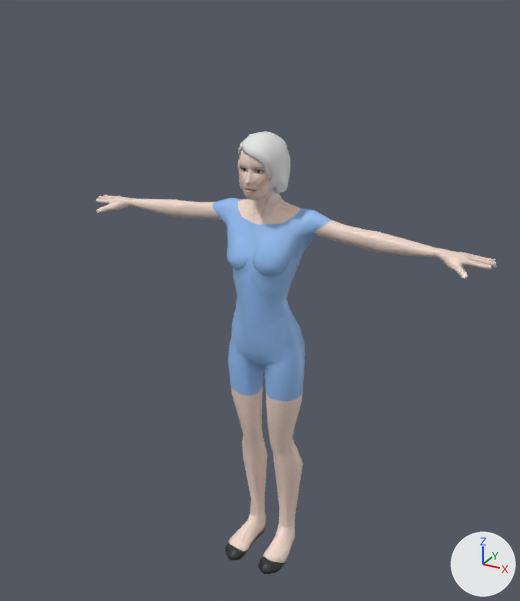
One commit to the COLLADA model modules/world/avatarbase/art/assets/models/collada/Avatars/FemaleAvatar/Female_Bind.dae: the scene before it, then after it.
Both versions are drawn from a 50 mm lens placed at (0.012, -0.022, 0.0229), pointed at (0.0012, -0.0025, 0.0131). Arrows for +X, +Y and +Z are at lower right; the lights stay in place. Where no turn or scale is listed for an object, it has been applied to the vertices.

The first picture shows 'Hands', 'HeadGeo', 'LegsNude', 'M_pt_left', 'Shoes', 'TorsoNude'.
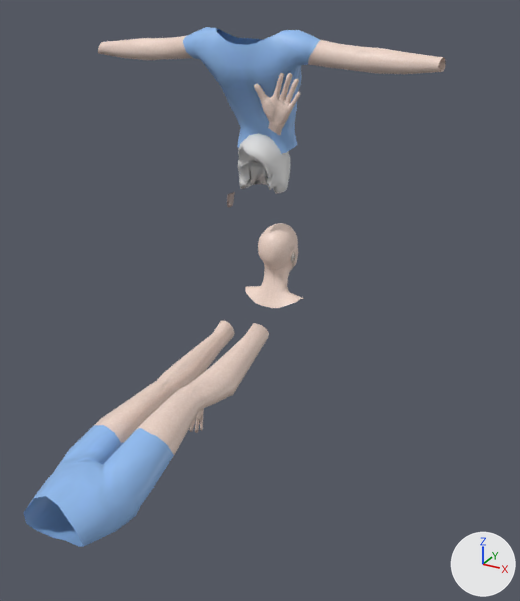
Where the change shows, as pixel boxes (x1, y1, x2, y2) in the pictures (520 x 601 px):
'LegsNude', moved, turned
    before: (228, 308, 305, 528)
    after: (24, 320, 269, 547)
'TorsoNude', moved, turned
    before: (132, 198, 435, 326)
    after: (98, 27, 446, 154)
'HeadGeo', moved, turned
    before: (238, 149, 300, 225)
    after: (245, 223, 304, 308)
'Hands', moved, turned
    before: (96, 195, 497, 279)
    after: (189, 73, 300, 433)
'Shoes', deleted
    before: (225, 511, 295, 574)

Diff of the bpy script that builds the scene:
```diff
--- a/modules/world/avatarbase/art/assets/models/collada/Avatars/FemaleAvatar/Female_Bind.dae.py
+++ b/modules/world/avatarbase/art/assets/models/collada/Avatars/FemaleAvatar/Female_Bind.dae.py
@@ ob_legsnude @@
 ob_legsnude = bpy.data.objects.new('LegsNude', me_legsnudeshape)
-ob_legsnude.location = (0.0, 0.0, 0.0)
+ob_legsnude.location = (-0.00079, 0.00041, 0.01177)
+ob_legsnude.rotation_euler = (1.321, 2.99, -0.0385)  # degrees (76, 171, -2.2)
@@ ob_torsonude @@
 ob_torsonude = bpy.data.objects.new('TorsoNude', me_torsonudeshape)
-ob_torsonude.location = (0.0, 0.0, 0.0)
+ob_torsonude.location = (0.0, 0.00217, 0.00634)
+ob_torsonude.rotation_euler = (-0.17, 0.0, 3.142)  # degrees (-10, 0, 180)
@@ ob_headgeo @@
 ob_headgeo = bpy.data.objects.new('HeadGeo', me_headgeoshape)
-ob_headgeo.location = (0.0, 0.0, 0.0)
+ob_headgeo.location = (0.0, 0.00343, -0.00339)
+ob_headgeo.rotation_euler = (-0.142, 0.0, 3.142)  # degrees (-8.1, 0, 180)
@@ ob_hands @@
 ob_hands = bpy.data.objects.new('Hands', me_handsshape)
-ob_hands.location = (0.0, 0.0, 0.0)
+ob_hands.location = (-0.00147, -0.01533, 0.01167)
+ob_hands.rotation_euler = (-1.324, -1.237, -0.234)  # degrees (-76, -71, -13)
@@ ob_shoes @@
-ob_shoes = bpy.data.objects.new('Shoes', me_shoesshape)
-ob_shoes.location = (0.0, 0.0, 0.0)
```
